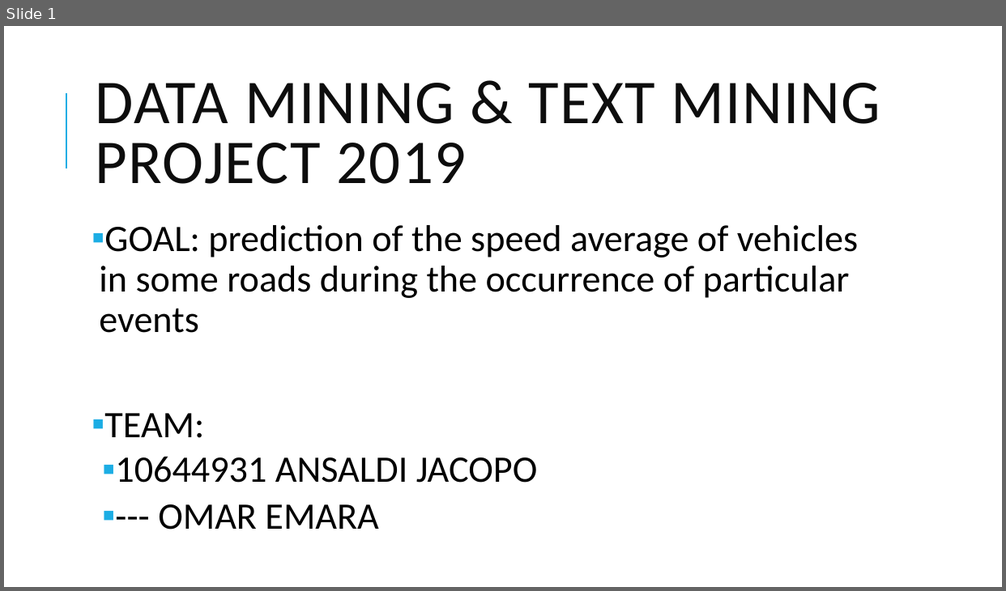
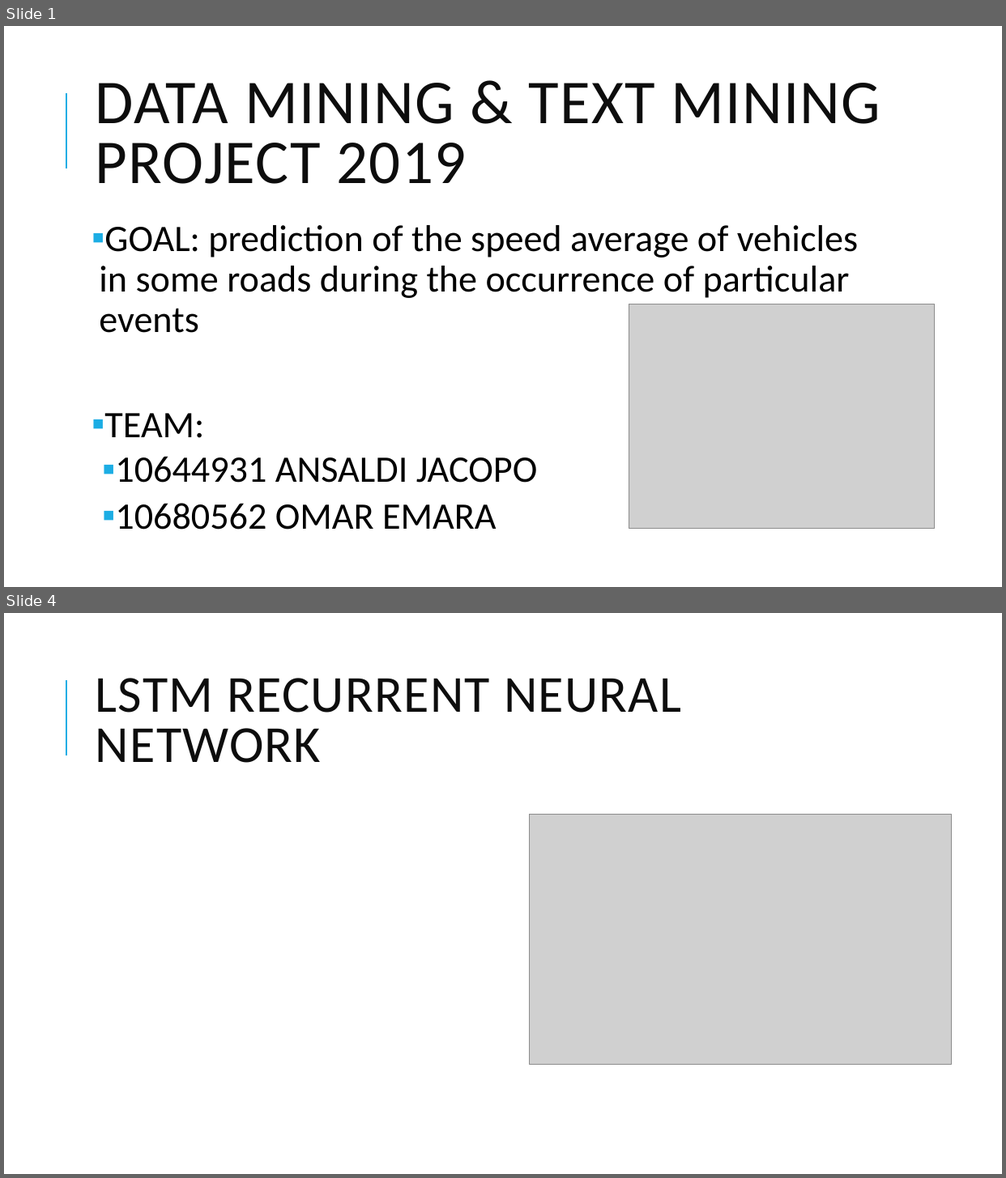
Before and after one commit to 0m4ric4/DMTM-Project, a slide deck: submission/XXXXXXXX-FamilyName/Presentation/PresentationStructure.pptx. Shown one above the other, each under a label of ours: slide 1 before the commit, slides 1 and 4 after it; the slides between them are not shown. The pictures are 1006x591 and 1006x1178 pixels, drawn with LibreOffice and Linux fonts; fonts in the diff are those of the drawing; grey boxes stand for pictures. Boxes give left, top, right and bottom in pixels: in the first picture for what was removed or moved away, otherwise in the second. Text is boxed around its words. In the diff, an @@ line names an element or a change of style, - is before the commit and + after.

```diff
--- a/submission/XXXXXXXX-FamilyName/Presentation/PresentationStructure.pptx
+++ b/submission/XXXXXXXX-FamilyName/Presentation/PresentationStructure.pptx
@@ slide 4 added at bbox=[4, 613, 1002, 1174], background #FFFFFF; not listed: 1 template element that a slide beside it also shows @@
@@ title added at bbox=[96, 678, 681, 763], 50 pt, text #0D0D0D @@
+LSTM RECURRENT NEURAL NETWORK
@@ picture added at bbox=[529, 815, 951, 1064] @@
@@ slide 1 changed as well @@
@@ picture added at bbox=[629, 305, 935, 529] @@
@@ text at bbox=[115, 503, 496, 530]: text changed @@
-  ▪ --- OMAR EMARA
+  ▪ 10680562 OMAR EMARA
```
Also in this commit, not shown: 1 other slide changed, 2 other slides added, 3 slides removed, 11 other files.
